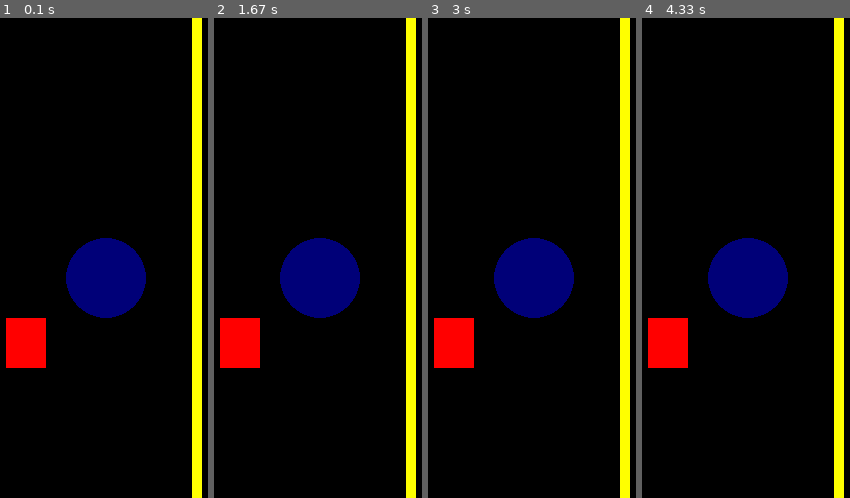
Above: before the commit, frames 1-4 (left to right).
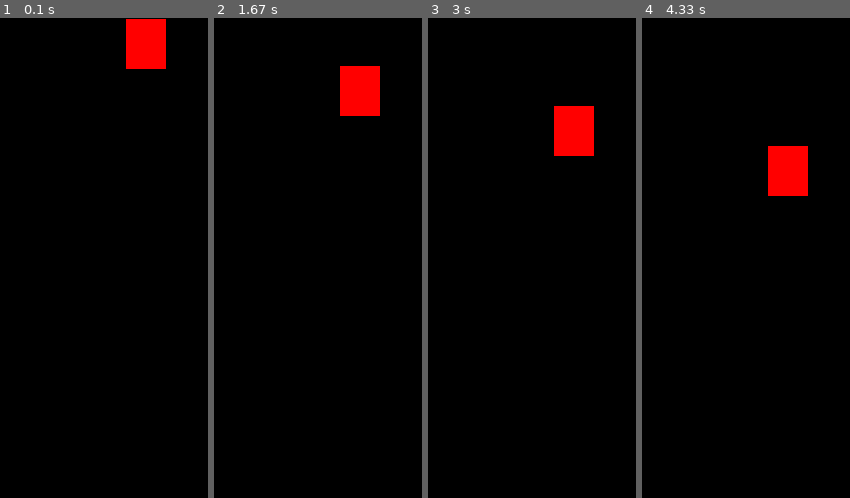
Above: after the commit, the same moments.

Repository: Anttonino/pygame-study
Game: pygame game, started from main.py
Two runs of this game, one before a commit and one after it. Both use one fixed random seed, a clock stepped at 60 frames per second and the inputs below.
Inputs:
- Up to frame 1 (0.1 s): no input
- Up to frame 2 (1.67 s): no input
- Up to frame 3 (3 s): no input
- Up to frame 4 (4.33 s): no input

The runs differ from the first frame. In frame 1, 14% of the frame differs, in the area x 2-98%, y 0-100%; in frame 2, 14%; in frame 3, 14%; in frame 4, 14%.

Commit message:
:sparkles: feat: move object

Diff:
--- a/main.py
+++ b/main.py
@@ -8,17 +8,23 @@
 
 width = 640
 height = 480
+x = width / 2
+y = 0
 
 screen = pygame.display.set_mode((width, height))
 pygame.display.set_caption('Display Config')
+clock = pygame.time.Clock()
 
 while True:
+    clock.tick(30)
+    screen.fill((0, 0, 0))
     for event in pygame.event.get ():
         if event.type == QUIT:
             pygame.quit()
             exit()
-    pygame.draw.rect(screen, (255,0,0), (200, 300, 40,50))
-    pygame.draw.circle(screen, (0,0,120), (300, 260), 40)
-    pygame.draw.line(screen, (255,255,0), (390, 0), (390, 600), 10)
+    pygame.draw.rect(screen, (255,0,0), (x, y, 40,50))
+    if y >= height:
+        y = 0
+    y = y + 1
 
     pygame.display.update ()
